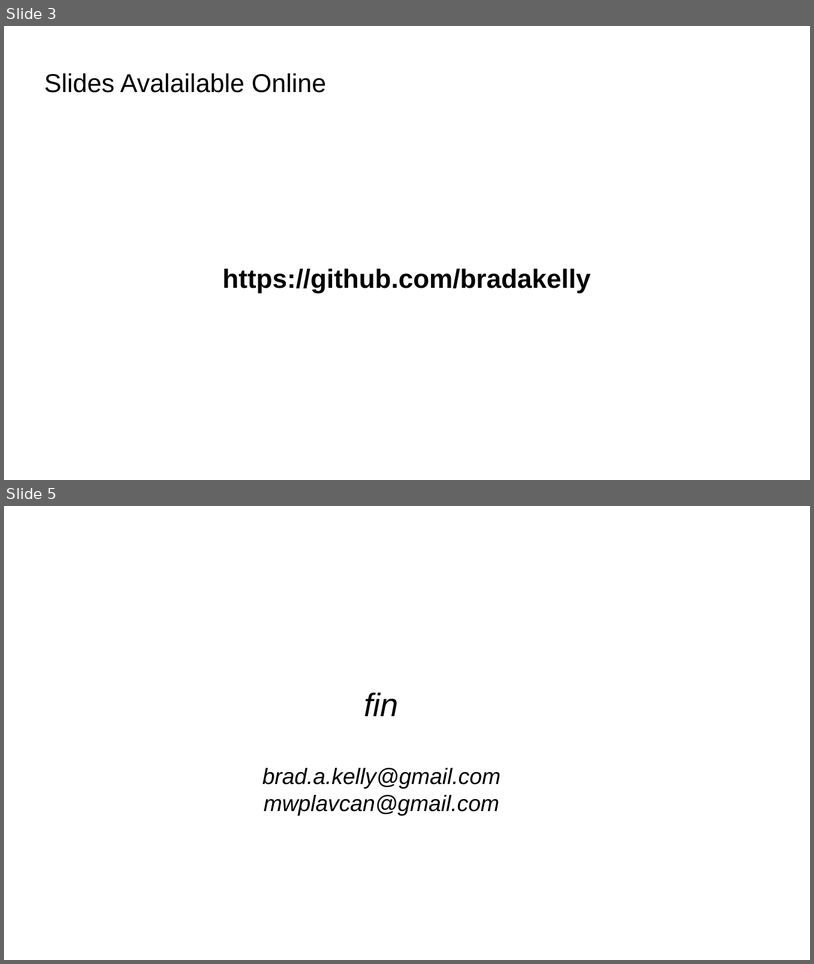
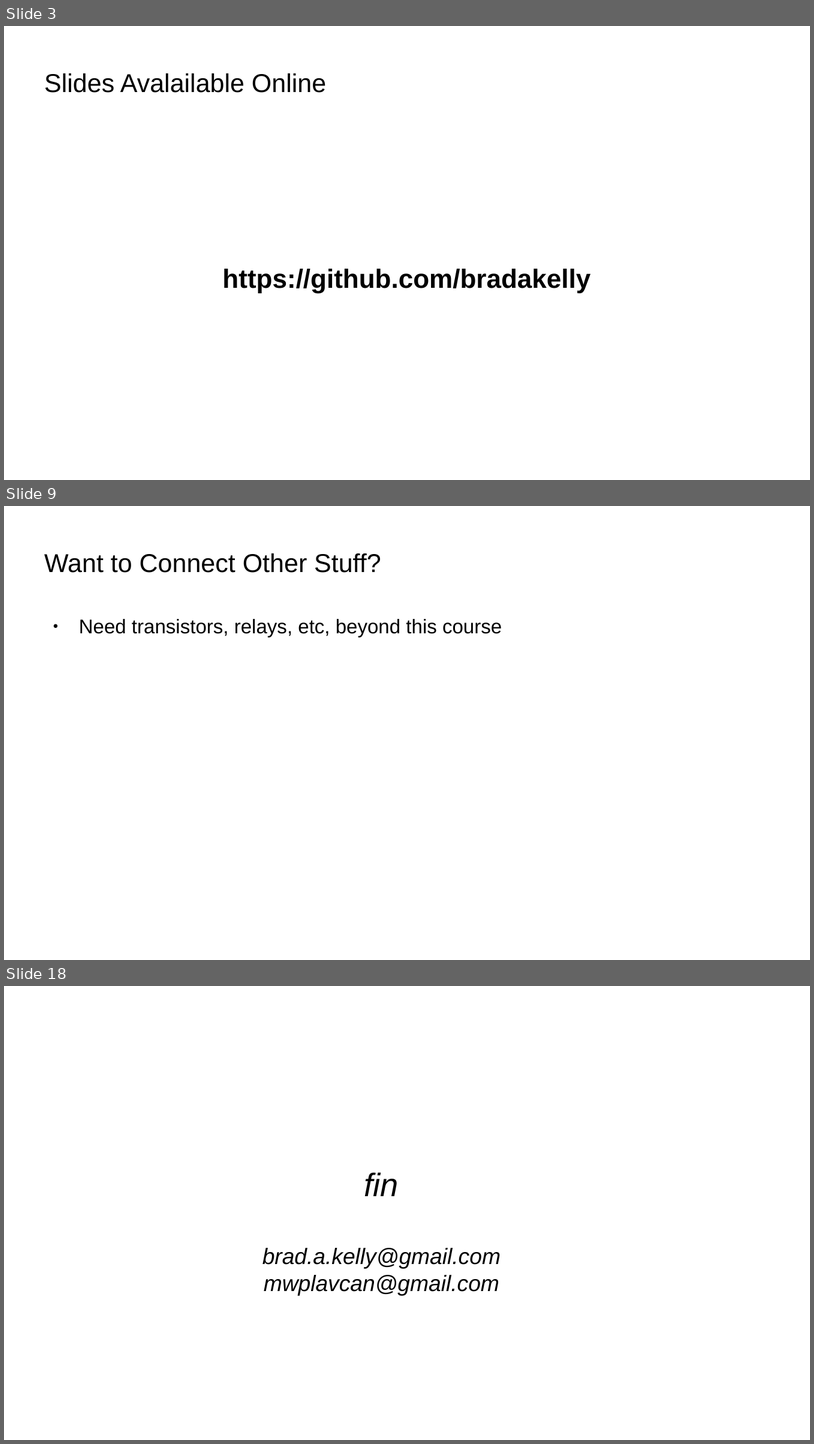
Before and after one commit to bradakelly/ArduinoDevelopmentWorkshop, a slide deck: CourseSlideshow.odp. Shown one above the other, each under a label of ours: slides 3 and 5 before the commit, slides 3, 9 and 18 after it; the slides between them are not shown. The pictures are 814x964 and 814x1444 pixels, drawn with LibreOffice and Linux fonts; fonts in the diff are those of the drawing; background and template pictures are left out. Boxes give left, top, right and bottom in pixels: in the first picture for what was removed or moved away, otherwise in the second. Text is boxed around its words. In the diff, an @@ line names an element or a change of style, - is before the commit and + after.

```diff
--- a/CourseSlideshow.odp
+++ b/CourseSlideshow.odp
@@ slide 9 added at <box>4,506,810,960</box>, background picture (left out) @@
@@ title added at <box>44,553,381,573</box>, 25.4 pt, text #000000 @@
+Want to Connect Other Stuff?
@@ text added at <box>79,619,502,637</box>, 19.5 pt, text #000000 @@
+● Need transistors, relays, etc, beyond this course
@@ what was slide 5 is now slide 18 @@
```
Also in this commit, not shown: 13 other slides added, 1 slide removed.
